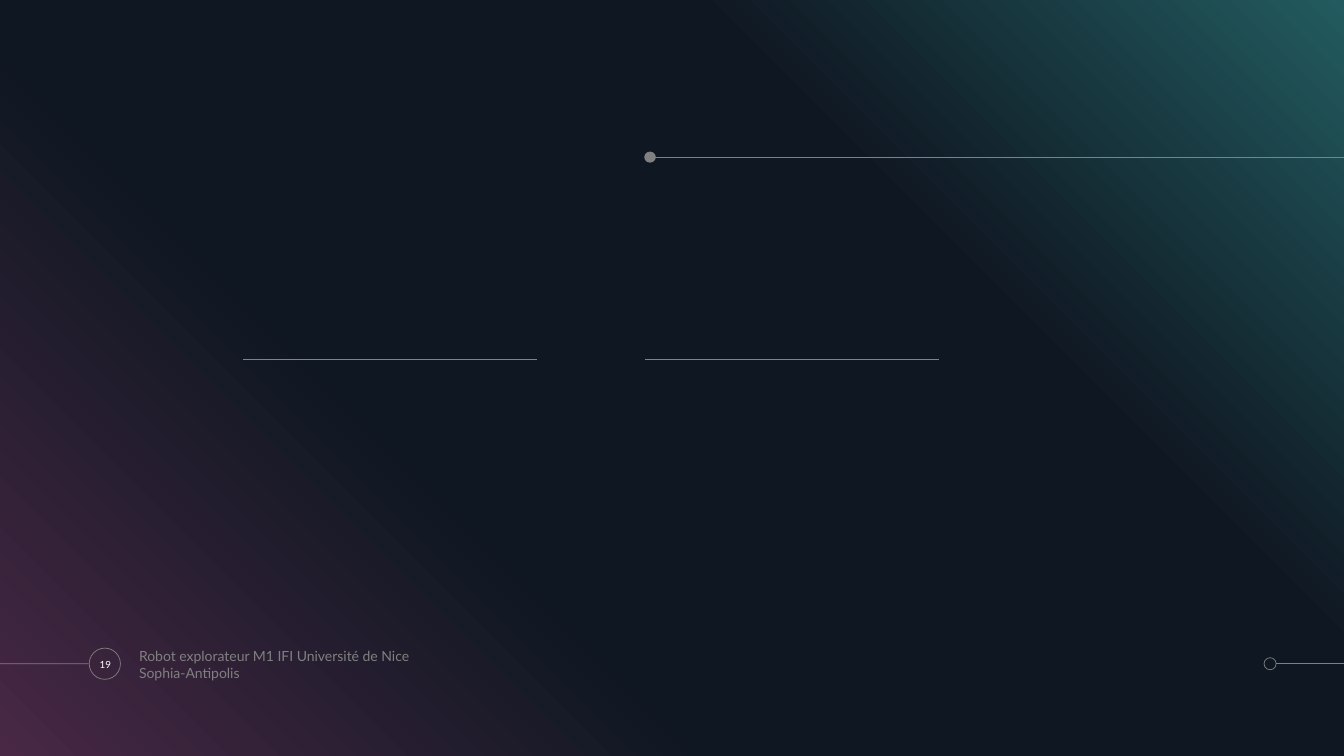
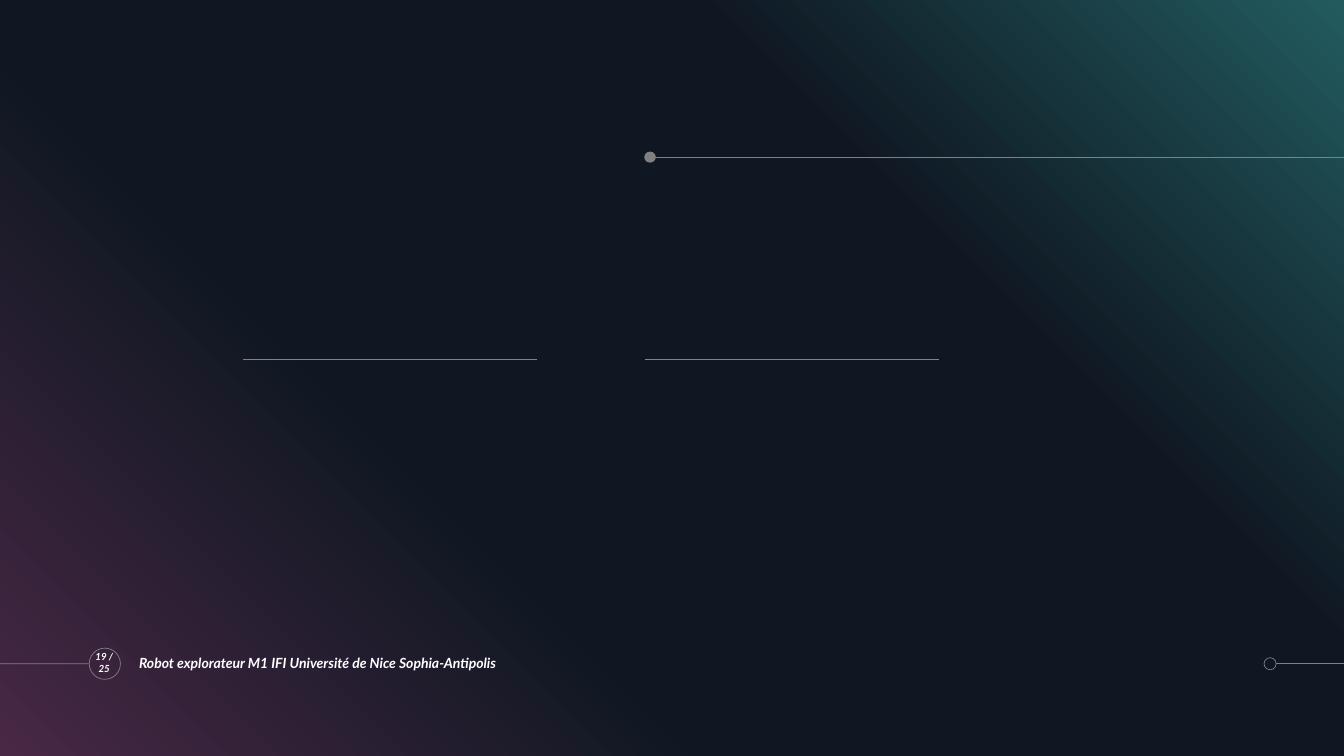
Before and after one commit to ChloeMaccarinelli/TER_M1_S2, a slide deck: slide 19 of doc/Diapo_LOTFI_MACCARINELLI_MARION.pptx. Drawn at 1344x756 pixels with LibreOffice and Linux fonts; fonts in the diff are those of the drawing. Boxes give left, top, right and bottom in pixels: in the first picture for what was removed or moved away, otherwise in the second. Text is boxed around its words. In the diff, an @@ line names an element or a change of style, - is before the commit and + after.

```diff
--- a/doc/Diapo_LOTFI_MACCARINELLI_MARION.pptx
+++ b/doc/Diapo_LOTFI_MACCARINELLI_MARION.pptx
@@ page number at [95, 653, 110, 672]: text changed; bold on; italic on @@
-19
+19 / 25
@@ text "Robot explorateur M1 IFI Université ..." at [139, 657, 496, 671]: text colour #808080 to #FFFFFF, bold on, italic on @@
```
Also in this commit, not shown: 18 other slides changed.
